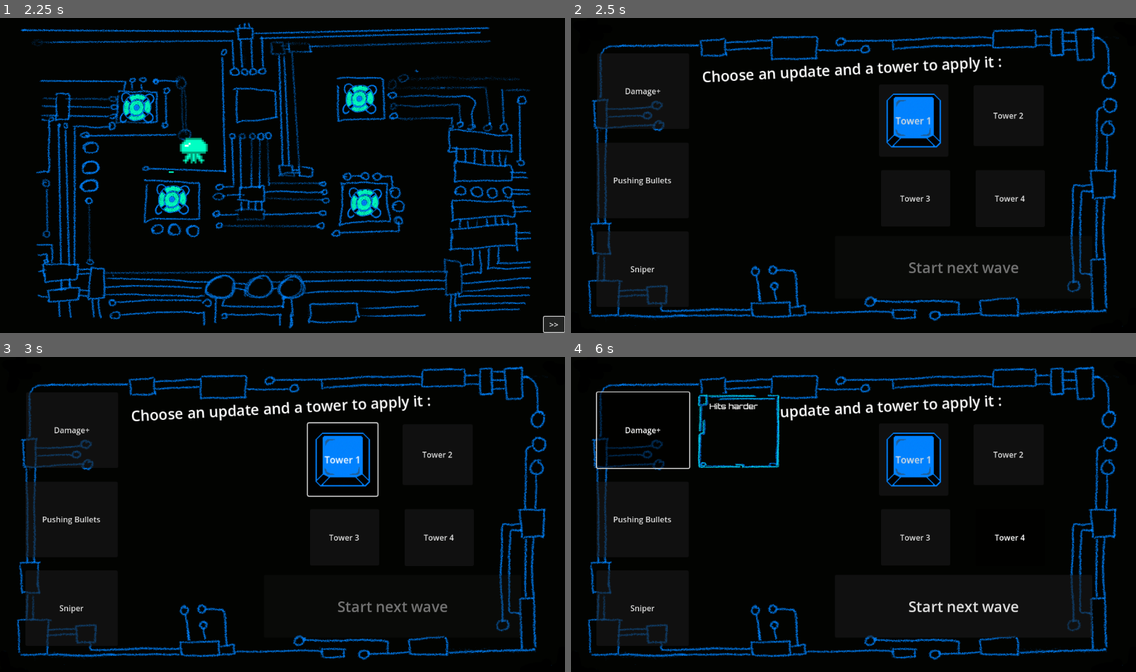
Above: before the commit, frames 1-4 (two rows, left to right).
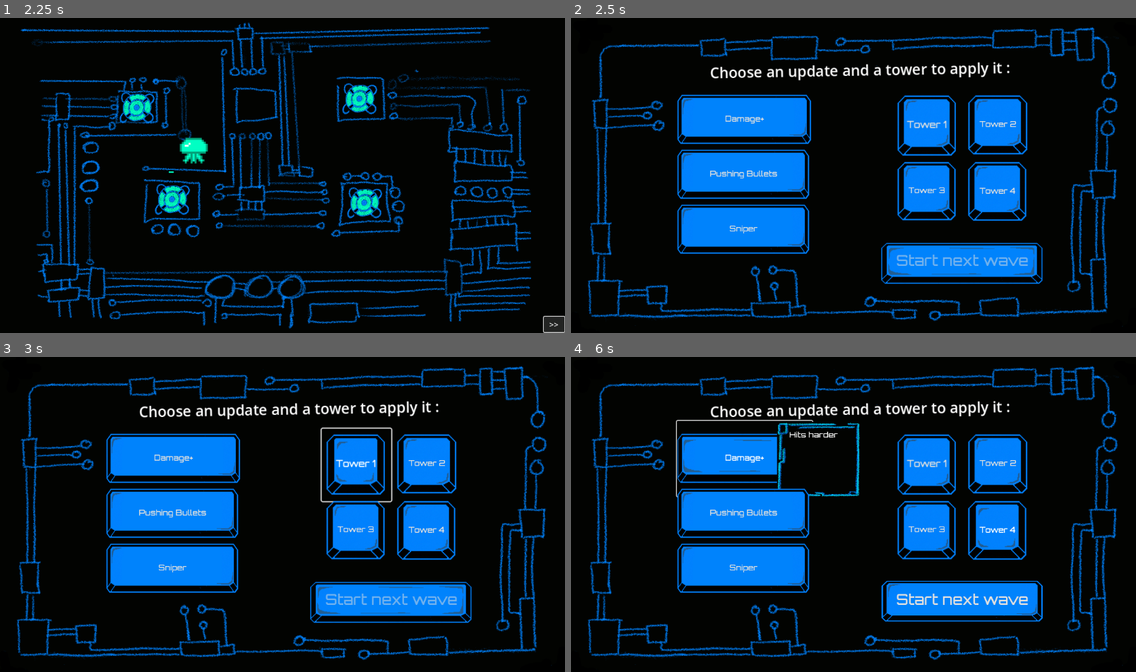
Above: after the commit, the same moments.

Repository: pbagnoud/minijam183
Game: Godot game, scene res://Scenes/main.tscn
Same seed, same stepped clock (60 frames per second), same inputs: the game is played once before the commit and once after it.
Inputs:
- Up to frame 1 (2.25 s): click ">>" at 0.5 s; click ">>" at 1.25 s; click ">>" at 2 s
- Up to frame 2 (2.5 s): no input
- Up to frame 3 (3 s): click "Tower 1" at 2.75 s
- Up to frame 4 (6 s): click "Tower 2" at 3.5 s; click "Tower 3" at 4.25 s; click "Tower 4" at 5 s; click "Damage+" at 5.75 s

Frame 1 is identical in both runs. In frame 2, 21% of the frame differs, in the area x 4-93%, y 11-92%; in frame 3, 21%; in frame 4, 21%, in the area x 4-93%, y 10-92%.

Commit message:
upgrade screen

Diff:
--- a/minijam183/Assets/Themes/nice_buttons_long.tres
+++ b/minijam183/Assets/Themes/nice_buttons_long.tres
@@ -1,12 +1,12 @@
-[gd_resource type="Theme" load_steps=9 format=3 uid="uid://gncnsqmk06nv"]
+[gd_resource type="Theme" load_steps=9 format=3 uid="uid://dx8n4eocr4n2e"]
 
 [ext_resource type="FontFile" uid="uid://bo8b38mv16arh" path="res://Assets/Fonts/orbitron-master/Orbitron Medium.otf" id="1_v653w"]
-[ext_resource type="Texture2D" uid="uid://jhcephns34b6" path="res://Assets/Themes/button_click-0.png" id="2_84gqy"]
-[ext_resource type="Texture2D" uid="uid://c5udmmgph2v6" path="res://Assets/Themes/button_click-1.png" id="3_syduf"]
+[ext_resource type="Texture2D" uid="uid://46745v40skd5" path="res://Assets/Themes/button_long_click-0.png" id="2_v653w"]
+[ext_resource type="Texture2D" uid="uid://bxvjek6nx5qk7" path="res://Assets/Themes/button_long_click-1.png" id="3_84gqy"]
 
 [sub_resource type="StyleBoxTexture" id="StyleBoxTexture_r8ti0"]
-texture = ExtResource("2_84gqy")
-region_rect = Rect2(1, 1, 100, 100)
+texture = ExtResource("3_84gqy")
+region_rect = Rect2(1.5, -1.5, 320, 128)
 
 [sub_resource type="StyleBoxFlat" id="StyleBoxFlat_gqxai"]
 content_margin_left = 4.0
@@ -30,16 +30,16 @@
 expand_margin_bottom = 2.0
 
 [sub_resource type="StyleBoxTexture" id="StyleBoxTexture_gqxai"]
-texture = ExtResource("3_syduf")
-region_rect = Rect2(1, 1, 100, 100)
+texture = ExtResource("2_v653w")
+region_rect = Rect2(1, 1, 320, 128)
 
 [sub_resource type="StyleBoxTexture" id="StyleBoxTexture_iygcq"]
-texture = ExtResource("3_syduf")
-region_rect = Rect2(1, 1, 100, 100)
+texture = ExtResource("2_v653w")
+region_rect = Rect2(1, 1, 320, 128)
 
 [sub_resource type="StyleBoxTexture" id="StyleBoxTexture_iesmd"]
-texture = ExtResource("2_84gqy")
-region_rect = Rect2(1, 1, 100, 100)
+texture = ExtResource("3_84gqy")
+region_rect = Rect2(1, 1, 320, 128)
 
 [resource]
 Button/colors/font_color = Color(0.875, 0.875, 0.875, 1)
--- a/minijam183/Scenes/upgrade_screen.tscn
+++ b/minijam183/Scenes/upgrade_screen.tscn
@@ -1,10 +1,11 @@
-[gd_scene load_steps=7 format=3 uid="uid://fk1sfppmxfiq"]
+[gd_scene load_steps=8 format=3 uid="uid://fk1sfppmxfiq"]
 
 [ext_resource type="Script" uid="uid://b4bakhf1s03xn" path="res://Scripts/upgrade_screen.gd" id="1_o5sws"]
 [ext_resource type="Resource" uid="uid://e2duk4jpubao" path="res://upgrades.tres" id="2_54md0"]
+[ext_resource type="Theme" uid="uid://bbu754qq5ulmu" path="res://Assets/Themes/nice_buttons.tres" id="3_l5wmx"]
 [ext_resource type="PackedScene" uid="uid://dxayp3yxjjy1j" path="res://Scenes/upgrade_button.tscn" id="4_54md0"]
 [ext_resource type="ButtonGroup" uid="uid://d3m534ofkni8y" path="res://Scenes/button_group_selection_tower.tres" id="4_kfdqr"]
-[ext_resource type="Texture2D" uid="uid://jhcephns34b6" path="res://Assets/Themes/button_click-0.png" id="4_l53bo"]
+[ext_resource type="Theme" uid="uid://dx8n4eocr4n2e" path="res://Assets/Themes/nice_buttons_long.tres" id="5_2oxtv"]
 [ext_resource type="Texture2D" uid="uid://35n12xy1ku1n" path="res://Assets/OtherBackgrounds/Background-screens-V1.png" id="5_54md0"]
 
 [node name="UpgradeScreen" type="Control"]
@@ -33,92 +34,96 @@
 
 [node name="Button_tower_1" type="Button" parent="."]
 layout_mode = 0
-offset_left = 647.0
-offset_top = 102.0
-offset_right = 765.0
-offset_bottom = 225.0
+offset_left = 675.0
+offset_top = 113.0
+offset_right = 793.0
+offset_bottom = 236.0
 scale = Vector2(1.2, 1.2)
+theme = ExtResource("3_l5wmx")
 toggle_mode = true
 button_group = ExtResource("4_kfdqr")
 text = "Tower 1"
-icon = ExtResource("4_l53bo")
 icon_alignment = 1
 expand_icon = true
 
 [node name="Button_tower_2" type="Button" parent="."]
 layout_mode = 0
-offset_left = 840.0
-offset_top = 104.0
-offset_right = 983.0
-offset_bottom = 228.0
+offset_left = 819.0
+offset_top = 113.0
+offset_right = 962.0
+offset_bottom = 258.0
+theme = ExtResource("3_l5wmx")
 toggle_mode = true
 button_group = ExtResource("4_kfdqr")
 text = "Tower 2"
 
 [node name="Button_tower_3" type="Button" parent="."]
 layout_mode = 0
-offset_left = 651.0
-offset_top = 277.0
-offset_right = 792.0
+offset_left = 675.0
+offset_top = 249.0
+offset_right = 816.0
 offset_bottom = 392.0
+theme = ExtResource("3_l5wmx")
 toggle_mode = true
 button_group = ExtResource("4_kfdqr")
 text = "Tower 3"
 
 [node name="Button_tower_4" type="Button" parent="."]
 layout_mode = 0
-offset_left = 844.0
-offset_top = 277.0
-offset_right = 985.0
+offset_left = 819.0
+offset_top = 249.0
+offset_right = 960.0
 offset_bottom = 393.0
+theme = ExtResource("3_l5wmx")
 toggle_mode = true
 button_group = ExtResource("4_kfdqr")
 text = "Tower 4"
 
 [node name="Button_next_wave" type="Button" parent="."]
 layout_mode = 0
-offset_left = 557.0
-offset_top = 411.0
-offset_right = 1082.0
-offset_bottom = 539.0
+offset_left = 651.0
+offset_top = 401.0
+offset_right = 984.0
+offset_bottom = 529.0
+theme = ExtResource("5_2oxtv")
 theme_override_font_sizes/font_size = 30
 disabled = true
 text = "Start next wave"
 
 [node name="RichTextLabel" type="RichTextLabel" parent="."]
 layout_mode = 0
-offset_left = 274.0
-offset_top = 66.0
-offset_right = 908.0
-offset_bottom = 124.0
-rotation = -0.0523599
+offset_left = 291.0
+offset_top = 57.0
+offset_right = 925.0
+offset_bottom = 115.0
+rotation = -0.0174533
 theme_override_font_sizes/normal_font_size = 30
 text = "Choose an update and a tower to apply it :"
 horizontal_alignment = 1
 
 [node name="Button_upgrade_1" parent="." instance=ExtResource("4_54md0")]
 layout_mode = 0
-offset_left = 72.0
-offset_top = 39.0
-offset_right = 260.0
-offset_bottom = 193.0
-theme = null
+offset_left = 235.0
+offset_top = 97.0
+offset_right = 511.0
+offset_bottom = 251.0
+theme = ExtResource("5_2oxtv")
 
 [node name="Button_upgrade_2" parent="." instance=ExtResource("4_54md0")]
 layout_mode = 0
-offset_left = 71.0
-offset_top = 221.0
-offset_right = 259.0
-offset_bottom = 375.0
-theme = null
+offset_left = 235.0
+offset_top = 209.0
+offset_right = 507.0
+offset_bottom = 363.0
+theme = ExtResource("5_2oxtv")
 
 [node name="Button_upgrade_3" parent="." instance=ExtResource("4_54md0")]
 layout_mode = 0
-offset_left = 71.0
-offset_top = 402.0
-offset_right = 259.0
-offset_bottom = 556.0
-theme = null
+offset_left = 235.0
+offset_top = 321.0
+offset_right = 507.0
+offset_bottom = 475.0
+theme = ExtResource("5_2oxtv")
 
 [node name="Background" type="Sprite2D" parent="."]
 z_index = -10
Binary file changed: minijam183/Assets/Themes/button_long_click-1.png
